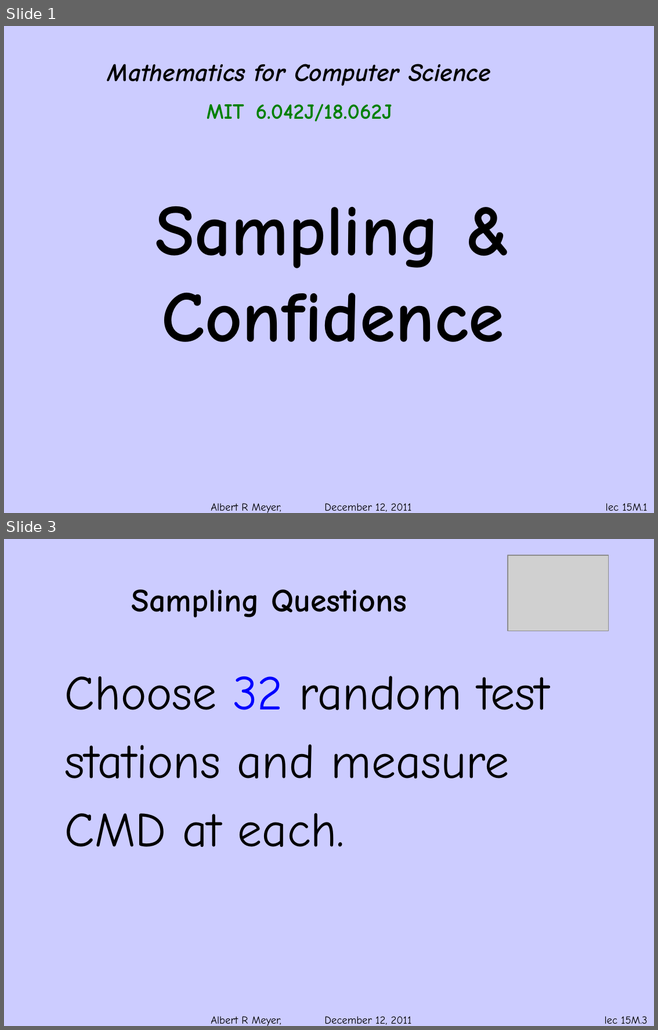
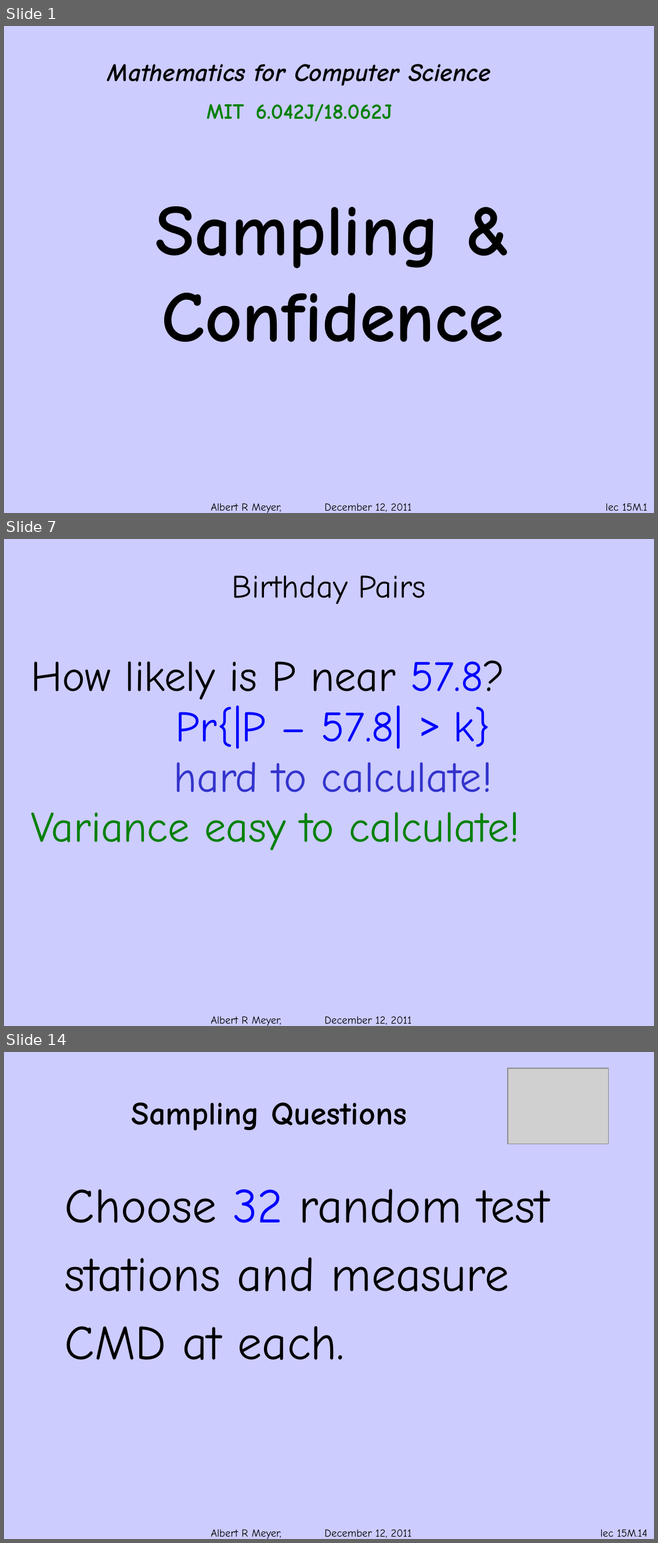
Before and after one commit to armeyer/mcs_web, a slide deck: fall11/slidesF11/slides15m.pptx. Shown one above the other, each under a label of ours: slides 1 and 3 before the commit, slides 1, 7 and 14 after it; the slides between them are not shown. The pictures are 658x1030 and 658x1543 pixels, drawn with LibreOffice and Linux fonts; fonts in the diff are those of the drawing; grey boxes stand for pictures; background and template pictures are left out. Boxes give left, top, right and bottom in pixels: in the first picture for what was removed or moved away, otherwise in the second. Text is boxed around its words. In the diff, an @@ line names an element or a change of style, - is before the commit and + after.

```diff
--- a/fall11/slidesF11/slides15m.pptx
+++ b/fall11/slidesF11/slides15m.pptx
@@ slide 7 added at (x1=4, y1=539, x2=654, y2=1026), background #CCCCFF; not listed: 1 template element that a slide beside it also shows @@
@@ title added at (x1=232, y1=575, x2=426, y2=604), 36 pt, text #000000 @@
+Birthday Pairs
@@ text added at (x1=31, y1=660, x2=520, y2=850), 48 pt, text #008000 @@
+How likely is P near 57.8?
+Pr{|P – 57.8| > k}
+hard to calculate!
+Variance easy to calculate!
@@ what was slide 3 is now slide 14 @@
@@ page number at (x1=600, y1=1529, x2=647, y2=1537): text changed @@
-lec 15M.3
+lec 15M.14
```
Also in this commit, not shown: 2 slides changed, 10 other slides added.
